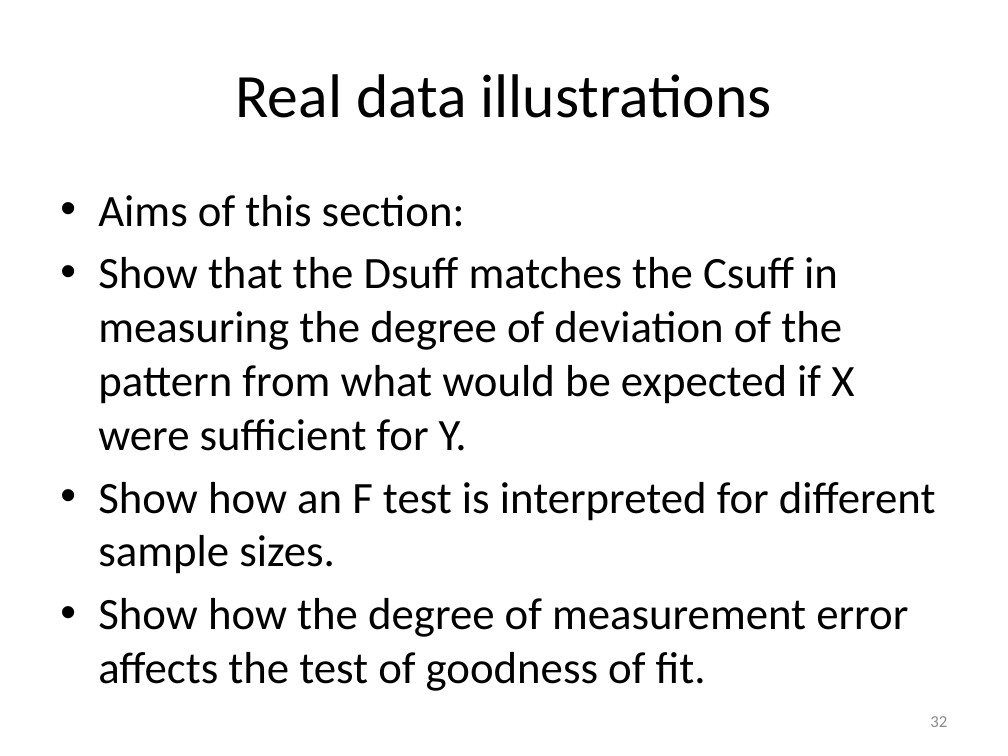
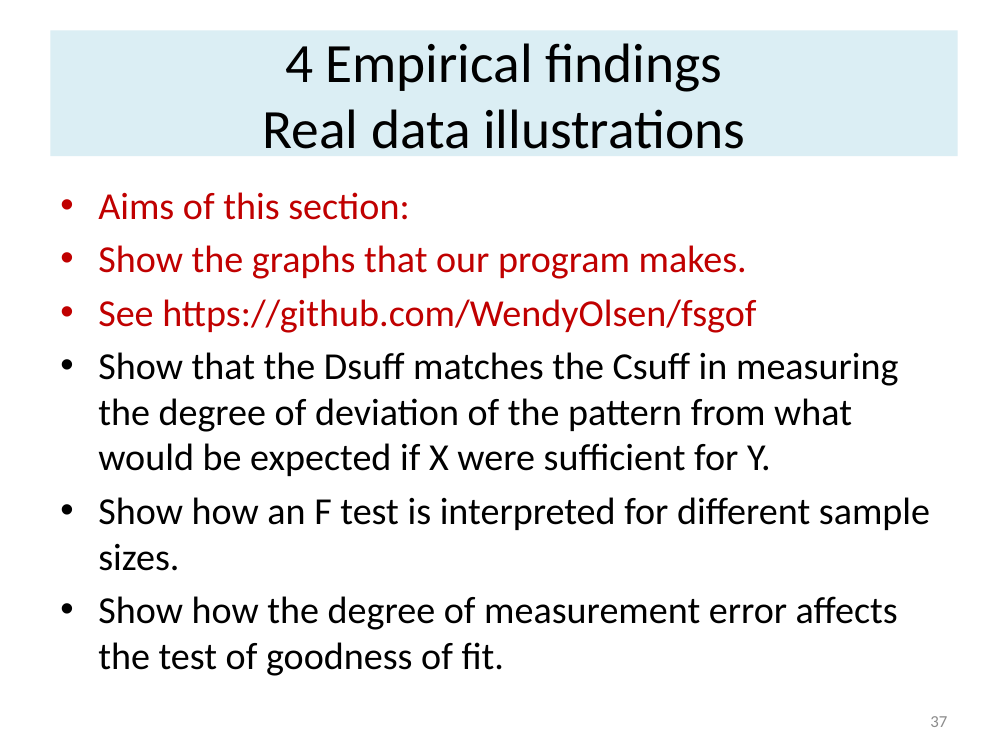
Before and after one commit to WendyOlsen/fsgof, a slide deck: slide 37 of FuzzyQCAConsistencyWithGoodnessofFitTestsOlsen2016.pptx (slide 32 before the commit). Drawn at 1008x756 pixels with LibreOffice and Linux fonts; fonts in the diff are those of the drawing. Boxes give left, top, right and bottom in pixels: in the first picture for what was removed or moved away, otherwise in the second. Text is boxed around its words. In the diff, an @@ line names an element or a change of style, - is before the commit and + after.

```diff
--- a/FuzzyQCAConsistencyWithGoodnessofFitTestsOlsen2016.pptx
+++ b/FuzzyQCAConsistencyWithGoodnessofFitTestsOlsen2016.pptx
@@ title "4 Empirical findings Real data ...": place and size @@
-title "4 Empirical findings Real data ..." at [236,74,772,118]
+title "4 Empirical findings Real data ..." at [50,30,958,156]
@@ title "4 Empirical findings Real data ..." at [50,30,958,156]: fill none to #DBEEF4 @@
@@ title at [263,43,745,149]: text changed; size 44 to 39.6 pt @@
-Real data illustrations
+4 Empirical findings
+Real data illustrations
@@ text at [98,192,930,676]: size 32 to 27.2 pt in "Aims of this section:", "Show that the Dsuff matches the Csuff ...", "Show how an F test is interpreted ...", "Show how the degree of measurement error ..."; text colour #000000 to #C00000 in "Aims of this section:" @@
@@ text at [98,245,756,333]: paragraphs added @@
+• Show the graphs that our program makes.
+• See https://github.com/WendyOlsen/fsgof
@@ page number at [930,716,947,727]: text changed @@
-32
+37
```
Also in this commit, not shown: 28 other slides changed, 12 slides added, 13 slides removed.
